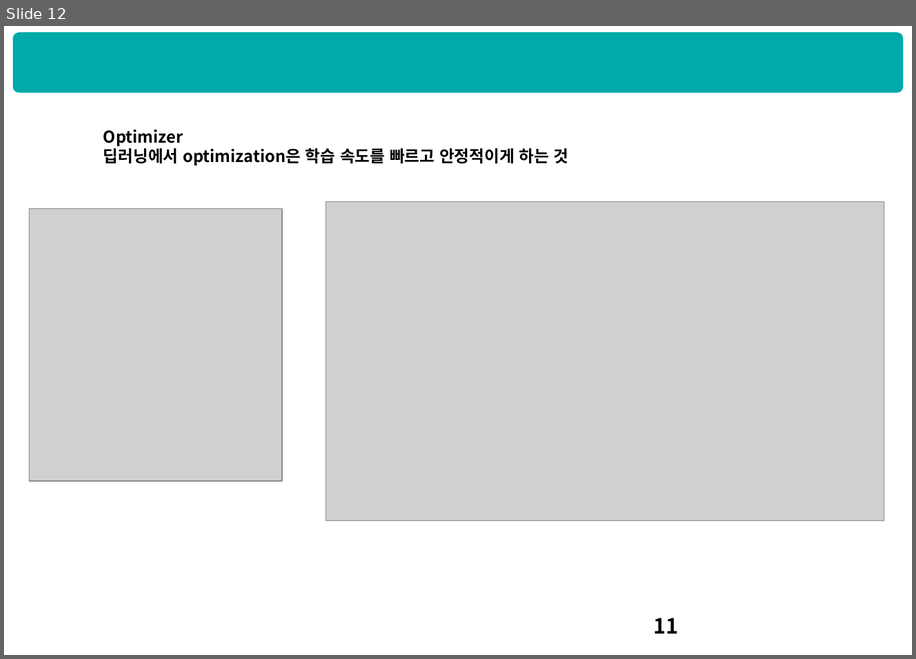
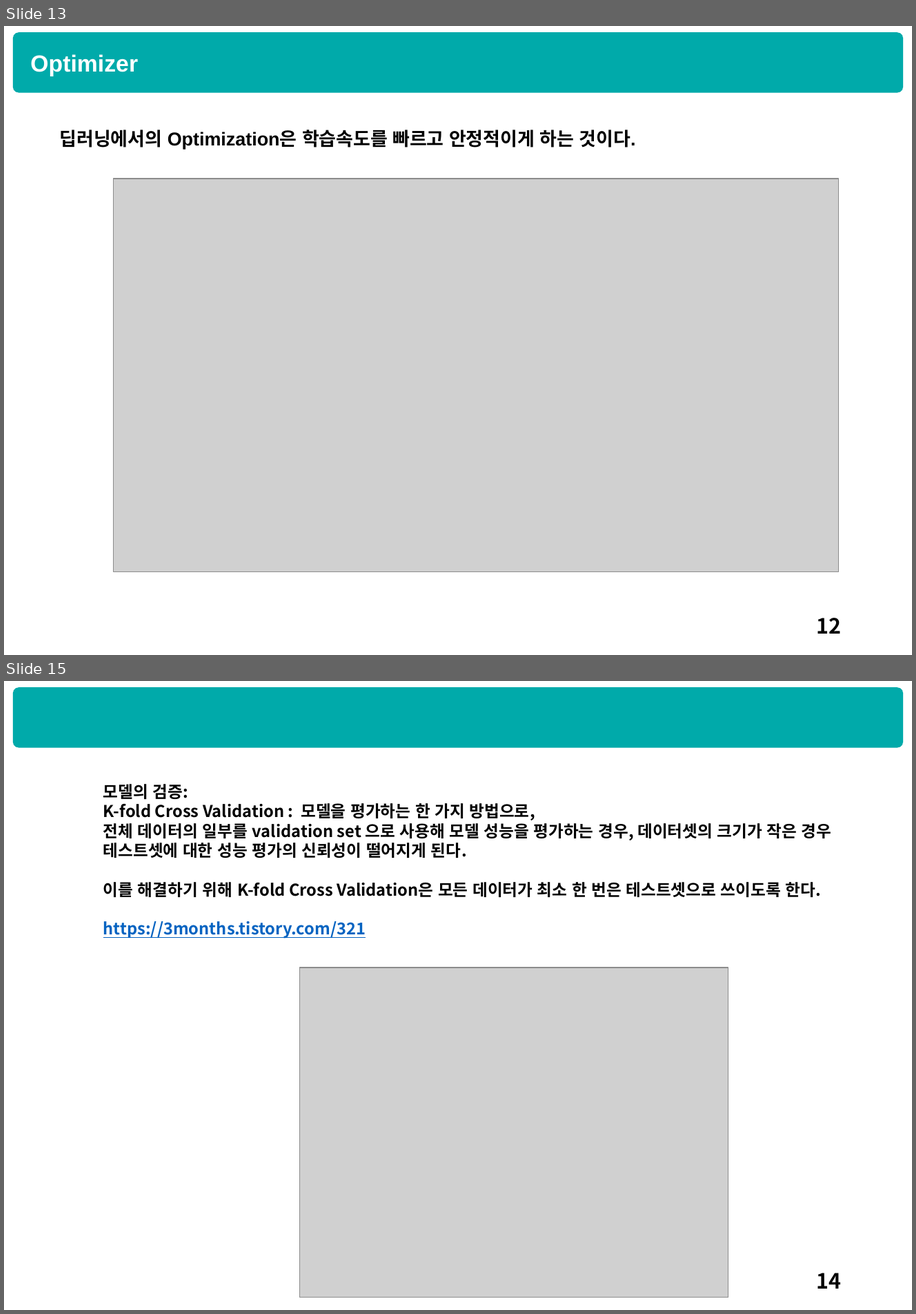
Before and after one commit to HyunQQ/analysis, a slide deck: dnn/dnn_hyunq.pptx. Shown one above the other, each under a label of ours: slide 12 before the commit, slides 13 and 15 after it; the slides between them are not shown. The pictures are 916x659 and 916x1314 pixels, drawn with LibreOffice and Linux fonts; fonts in the diff are those of the drawing; grey boxes stand for pictures. Boxes give left, top, right and bottom in pixels: in the first picture for what was removed or moved away, otherwise in the second. Text is boxed around its words. In the diff, an @@ line names an element or a change of style, - is before the commit and + after.

```diff
--- a/dnn/dnn_hyunq.pptx
+++ b/dnn/dnn_hyunq.pptx
@@ slide 15 added at (4,681,912,1310), background #FFFFFF; not listed: 1 template element that a slide beside it also shows @@
@@ text added at (103,784,832,938), 14 pt, text #000000, bold @@
+모델의 검증:
+K-fold Cross Validation : 모델을 평가하는 한 가지 방법으로,
+전체 데이터의 일부를 validation set 으로 사용해 모델 성능을 평가하는 경우, 데이터셋의 크기가 작은 경우 테스트셋에 대한 성능 평가의 신뢰성이 떨어지게 된다.
+이를 해결하기 위해 K-fold Cross Validation은 모든 데이터가 최소 한 번은 테스트셋으로 쓰이도록 한다.
+https://3months.tistory.com/321
@@ picture added at (300,968,728,1297) @@
@@ page number added at (817,1272,842,1288), 18 pt, text #000000 @@
+14
@@ what was slide 12 is now slide 13 @@
@@ slide 13 changed as well @@
@@ text added at (30,54,138,76), 20 pt, text #FFFFFF, bold @@
+Optimizer
@@ text at (60,129,636,149): text changed; size 14 to 16 pt; font Noto Sans CJK KR to Arial @@
-Optimizer
-딥러닝에서 optimization은 학습 속도를 빠르고 안정적이게 하는 것
+딥러닝에서의 Optimization은 학습속도를 빠르고 안정적이게 하는 것이다.
@@ picture: place and size @@
-picture at (326,202,884,521)
+picture at (114,178,840,572)
@@ picture removed at (29,209,282,481) @@
@@ page number at (817,617,842,633): text changed @@
-11
+12
```
Also in this commit, not shown: 8 other slides changed, 4 other slides added, 2 slides removed, 1 other file.
